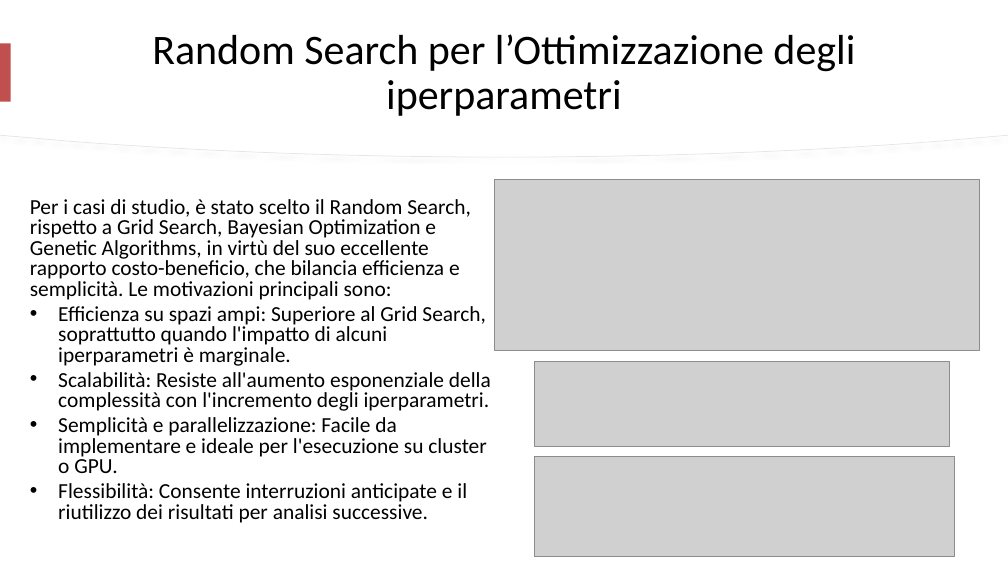
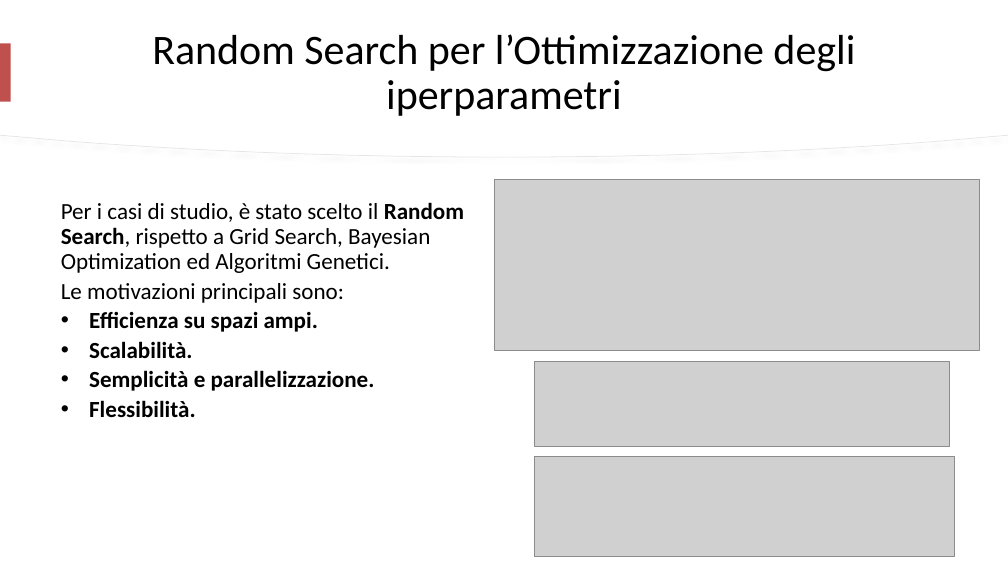
Before and after one commit to mtomas03/Thesis_Paper, a slide deck: slide 15 of Presentation.pptx (slide 17 before the commit). Drawn at 1008x567 pixels with LibreOffice and Linux fonts; fonts in the diff are those of the drawing; grey boxes stand for pictures. Boxes give left, top, right and bottom in pixels: in the first picture for what was removed or moved away, otherwise in the second. Text is boxed around its words. In the diff, an @@ line names an element or a change of style, - is before the commit and + after.

```diff
--- a/Presentation.pptx
+++ b/Presentation.pptx
@@ text at bbox=[61, 202, 464, 417]: text changed; size 20.4 to 22 pt @@
-Per i casi di studio, è stato scelto il Random Search, rispetto a Grid Search, Bayesian Optimization e Genetic Algorithms, in virtù del suo eccellente rapporto costo-beneficio, che bilancia efficienza e semplicità. Le motivazioni principali sono:
-• Efficienza su spazi ampi: Superiore al Grid Search, soprattutto quando l'impatto di alcuni iperparametri è marginale.
-• Scalabilità: Resiste all'aumento esponenziale della complessità con l'incremento degli iperparametri.
-• Semplicità e parallelizzazione: Facile da implementare e ideale per l'esecuzione su cluster o GPU.
-• Flessibilità: Consente interruzioni anticipate e il riutilizzo dei risultati per analisi successive.
+Per i casi di studio, è stato scelto il Random Search, rispetto a Grid Search, Bayesian Optimization ed Algoritmi Genetici.
+Le motivazioni principali sono:
+• Efficienza su spazi ampi.
+• Scalabilità.
+• Semplicità e parallelizzazione.
+• Flessibilità.
```
Also in this commit, not shown: 13 other slides changed, 17 slides removed.
